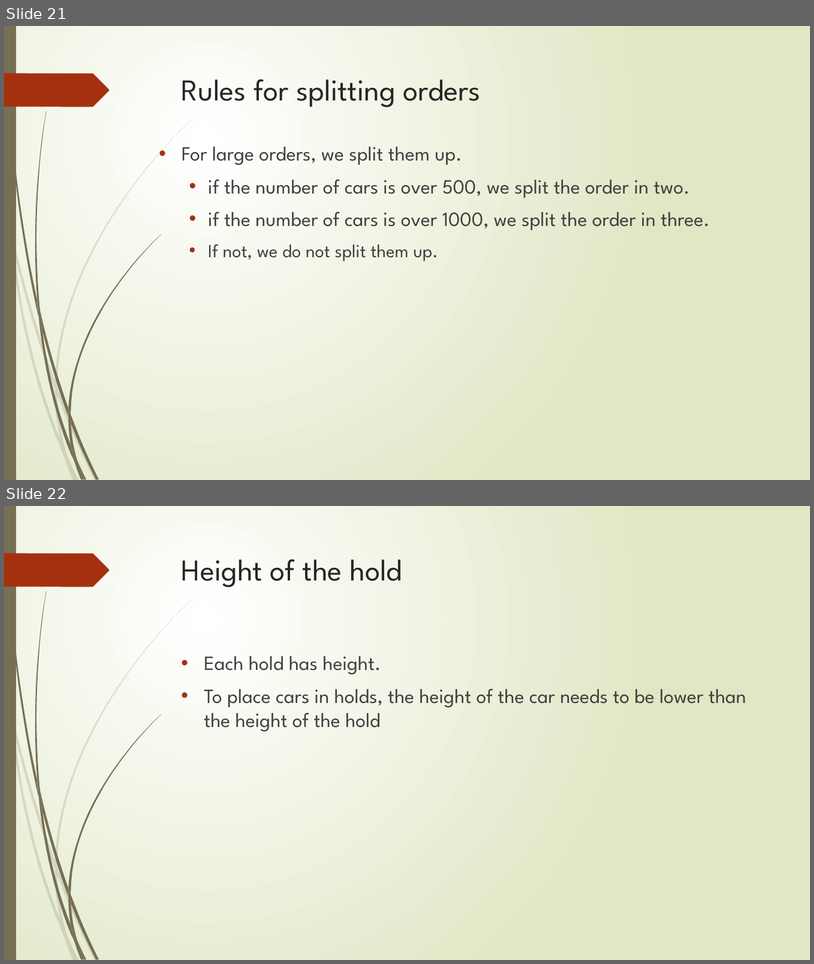
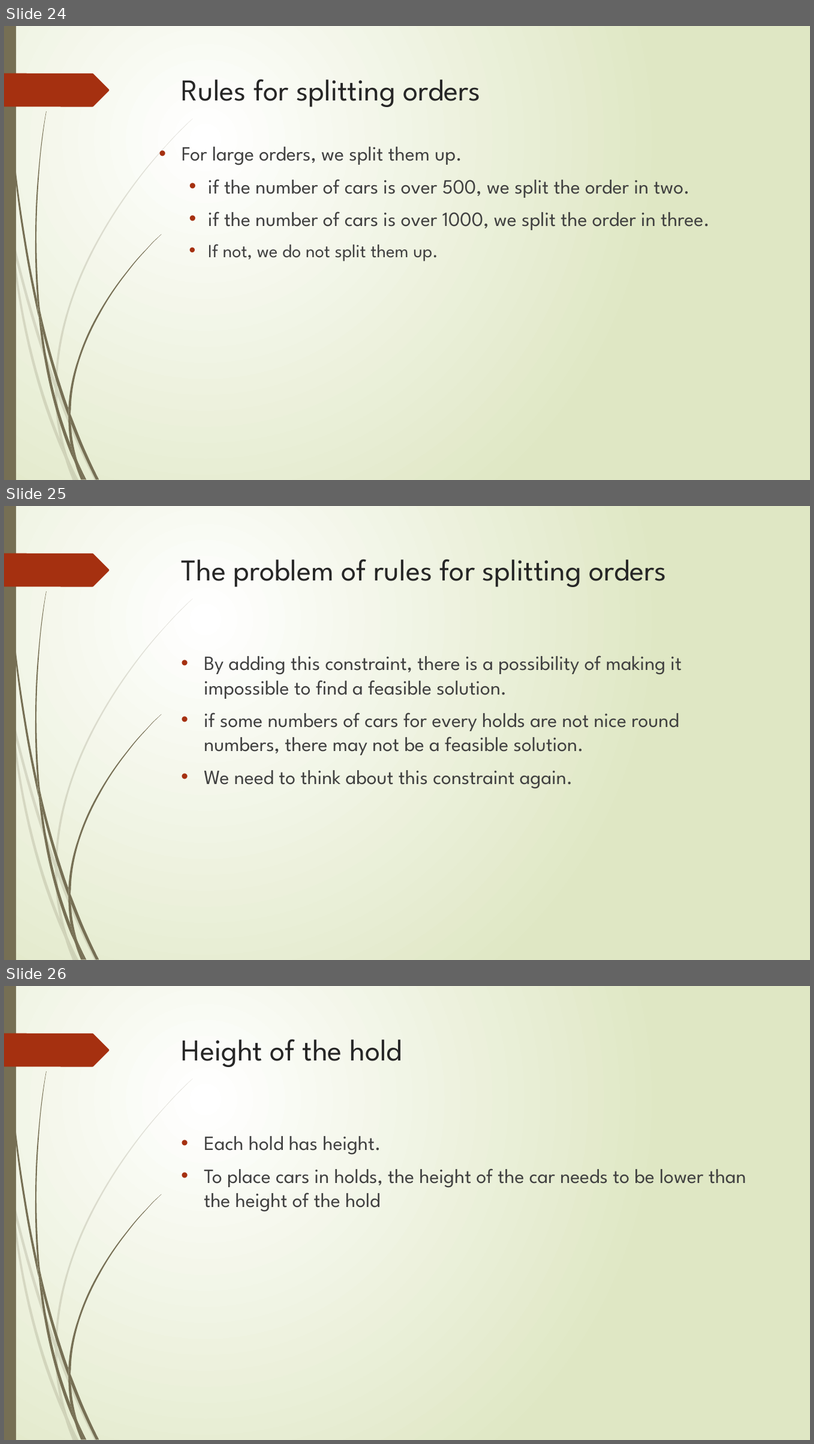
Before and after one commit to r-kurosu/kline_new, a slide deck: 5月 中間報告pptx.pptx. Shown one above the other, each under a label of ours: slides 21 and 22 before the commit, slides 24, 25 and 26 after it. The pictures are 814x964 and 814x1444 pixels, drawn with LibreOffice and Linux fonts; fonts in the diff are those of the drawing. Boxes give left, top, right and bottom in pixels: in the first picture for what was removed or moved away, otherwise in the second. Text is boxed around its words. In the diff, an @@ line names an element or a change of style, - is before the commit and + after.

```diff
--- a/5月 中間報告pptx.pptx
+++ b/5月 中間報告pptx.pptx
@@ slide 25 added at [4,506,810,960], background gradient #FFFFFF to #DFE8C4; not listed: 24 template elements that a slide beside it also shows @@
@@ title added at [182,559,667,587], 36 pt, text #262626 @@
+The problem of rules for splitting orders
@@ text added at [204,655,682,789], 24 pt, text #404040 @@
+• By adding this constraint, there is a possibility of making it impossible to find a feasible solution.
+• if some numbers of cars for every holds are not nice round numbers, there may not be a feasible solution.
+• We need to think about this constraint again.
@@ what was slide 21 is now slide 24 @@
@@ what was slide 22 is now slide 26 @@
```
Also in this commit, not shown: 7 slides changed, 4 other slides added.
